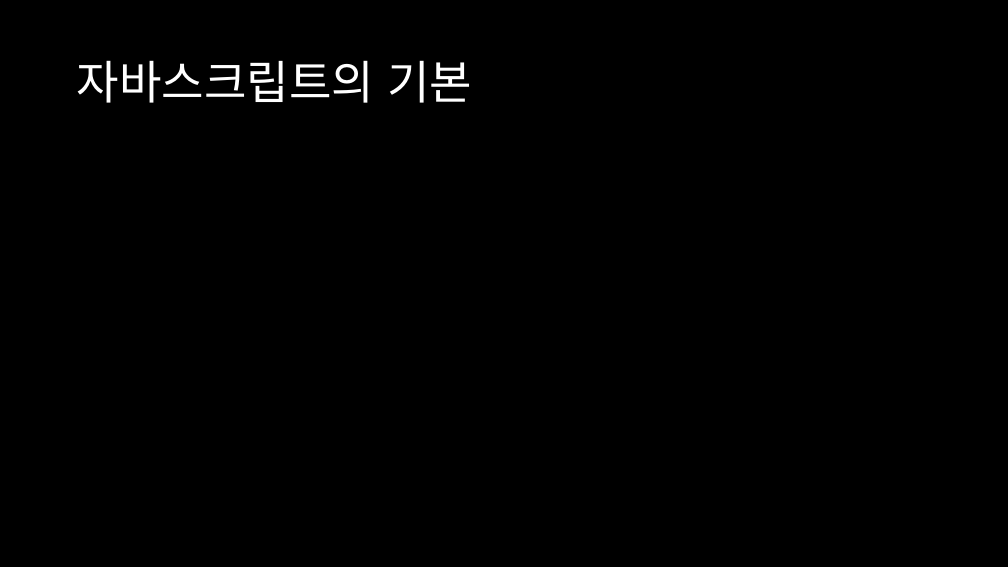
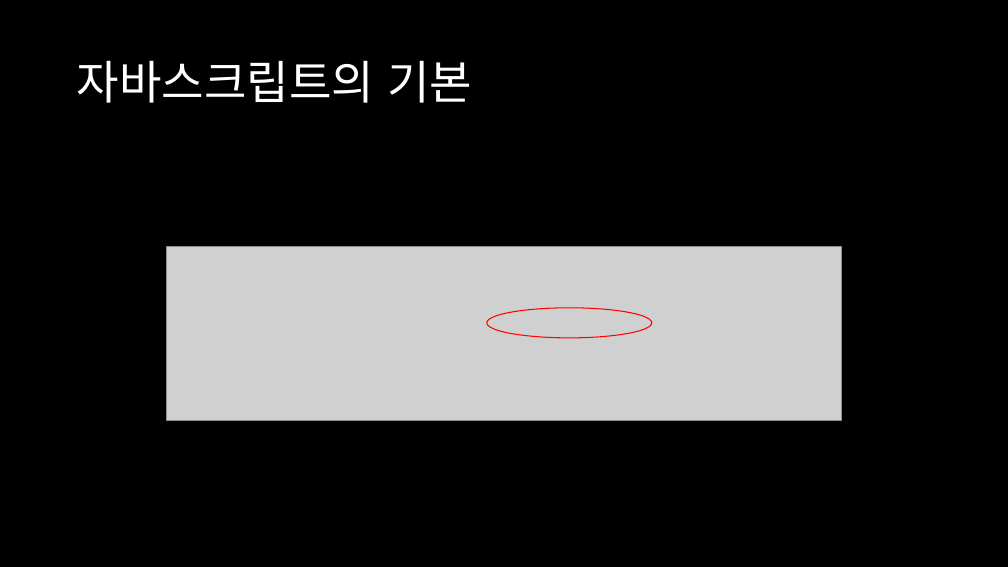
Before and after one commit to songhune/Webprogramming-Highschool, a slide deck: slide 10 of JavaScript/JavaScript.pptx (slide 5 before the commit). Drawn at 1008x567 pixels with LibreOffice and Linux fonts; fonts in the diff are those of the drawing; grey boxes stand for pictures. Boxes give left, top, right and bottom in pixels: in the first picture for what was removed or moved away, otherwise in the second. Text is boxed around its words. In the diff, an @@ line names an element or a change of style, - is before the commit and + after.

```diff
--- a/JavaScript/JavaScript.pptx
+++ b/JavaScript/JavaScript.pptx
@@ picture added at [166, 247, 842, 420] @@
@@ ellipse added at [487, 308, 652, 338], outline #FF0000 1 pt @@
```
Also in this commit, not shown: 2 other slides changed, 36 slides added, 26 other files.
